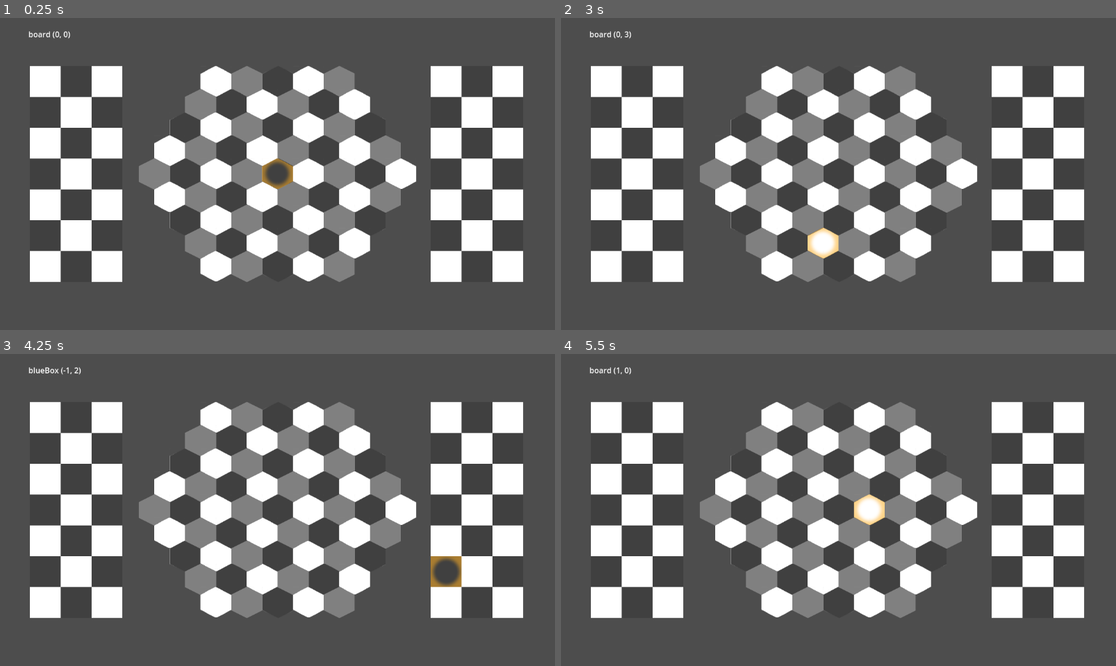
Above: before the commit, frames 1-4 (two rows, left to right).
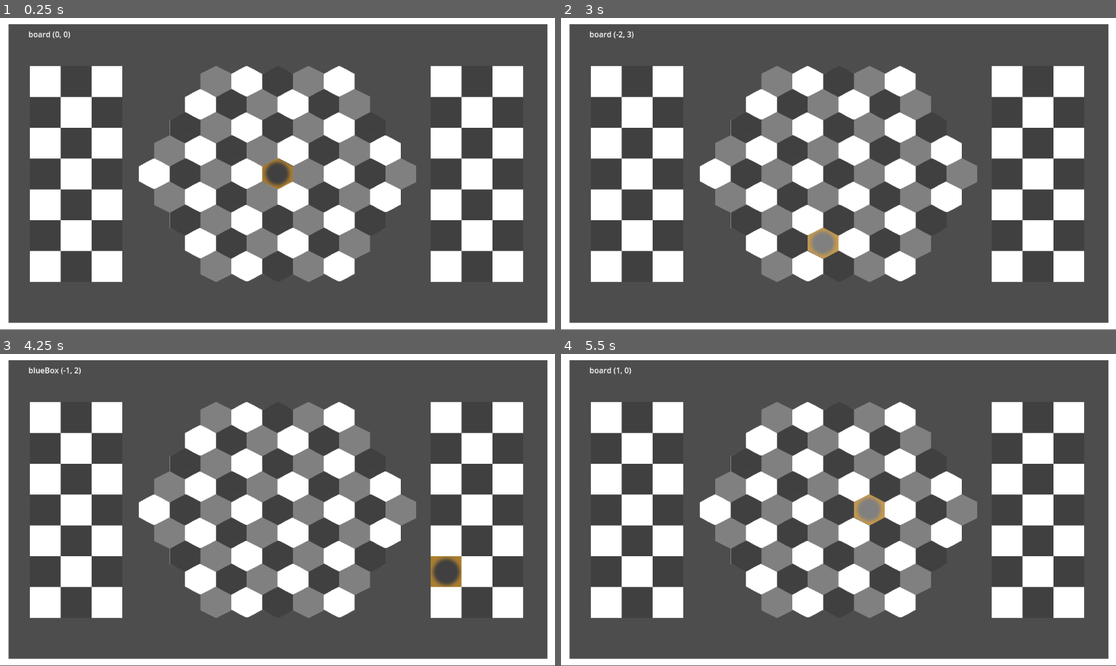
Above: after the commit, the same moments.

Repository: Bazsi1224/KesetClient
Game: Godot game, scene res://match.tscn
Same seed, same stepped clock (60 frames per second), same inputs: the game is played once before the commit and once after it.
Inputs (mouse positions are in pixels of both pictures, inside the frame that each line leads up to):
- Up to frame 1 (0.25 s): no input
- Up to frame 2 (3 s): tap Enter at 0.5, 2 s; move the mouse to (960, 158) at 0.52 s; click (960, 158) at 0.67 s; tap Space at 1.25, 2.75 s; move the mouse to (727, 189) at 1.27 s; click (727, 189) at 1.42 s; move the mouse to (894, 105) at 2.02 s; click (894, 105) at 2.17 s; move the mouse to (810, 236) at 2.77 s; click (810, 236) at 2.92 s
- Up to frame 3 (4.25 s): tap Enter at 3.5 s; move the mouse to (444, 556) at 3.52 s; click (444, 556) at 3.67 s
- Up to frame 4 (5.5 s): tap Space at 4.25 s; move the mouse to (672, 463) at 4.27 s; click (672, 463) at 4.42 s; move the mouse to (866, 510) at 5.02 s; click (866, 510) at 5.17 s

The runs differ from the first frame. In frame 1, 25% of the frame differs, in the area x 0-100%, y 0-100%; in frame 2, 25%; in frame 3, 25%; in frame 4, 25%.

Commit message:
Hex tile módosítva, játékos keret hozzáadva

Diff:
--- a/HexTiles.tres
+++ b/HexTiles.tres
@@ -20,7 +20,7 @@
 
 [resource]
 tile_shape = 3
-tile_layout = 1
+tile_layout = 2
 tile_size = Vector2i(64, 64)
 custom_data_layer_0/name = "Piece"
 custom_data_layer_0/type = 24
--- a/NetworkClient.gd
+++ b/NetworkClient.gd
@@ -73,6 +73,10 @@
 	%RedBox.refresh_content(state["redBox"])
 	%BlueBox.refresh_content(state["blueBox"])
 	%Board.refresh_content(state["board"])
+	if state["actualPlayer"] == "red":
+		%Frame.modulate = Color.RED
+	else:
+		%Frame.modulate = Color.BLUE
 
 
 func piece_selected( container, tile ):
--- a/Pieces/PieceBase.gd
+++ b/Pieces/PieceBase.gd
@@ -26,6 +26,7 @@
 	var piece = PIECE.instantiate()
 	piece.player_color = player_color
 	piece.find_child("Sprite").texture = PIECE_TEXTURES[ piece_type ]
+	piece.find_child("Sprite").material.set_shader_parameter( "PlayerColor", player_color )
 	return piece
 
 
--- a/match.gd
+++ b/match.gd
@@ -27,7 +27,6 @@
 			piece.tile      = tile
 			piece.container = "redBox"
 
-
 		used_tiles = %BlueBox.get_used_cells(0)
 		tile = %BlueBox.local_to_map( piece.global_position - %BlueBox.global_position )
 		if used_tiles.has( tile ):
--- a/match.tscn
+++ b/match.tscn
@@ -10,6 +10,7 @@
 [ext_resource type="Texture2D" uid="uid://dvn26vftoicxq" path="res://Textures/SquereMarker.png" id="8_h88w6"]
 [ext_resource type="PackedScene" uid="uid://byorf8jdlq0wv" path="res://Box.tscn" id="9_b3sc7"]
 [ext_resource type="Material" uid="uid://bypikhf5vqf0w" path="res://Pieces/PlayerColorMaterial.tres" id="10_xyeof"]
+[ext_resource type="Texture2D" uid="uid://1ky3sbpiw04" path="res://Textures/Frame.png" id="11_n7vg8"]
 
 [node name="Match" type="Node2D"]
 script = ExtResource("1_nejia")
@@ -33,8 +34,8 @@
 
 [node name="Board" parent="." instance=ExtResource("6_tyfun")]
 unique_name_in_owner = true
-position = Vector2(-64, -32)
-layer_0/tile_data = PackedInt32Array(-1, 65536, 0, 65535, 0, 0, -65536, 0, 1, 65534, 0, 1, 65536, 0, 1, 1, 0, 1, -131071, 0, 1, -196608, 0, 1, -65538, 0, 1, 196606, 0, 1, 131073, 0, 1, 196608, 0, 1, 65539, 0, 1, -65533, 0, 1, -196605, 0, 1, -262143, 0, 1, -196610, 0, 1, -3, 0, 1, 131069, 0, 1, -65537, 0, 0, -65535, 0, 0, -196607, 0, 0, -196609, 0, 0, -131074, 0, 0, -2, 0, 0, 131070, 0, 0, 196607, 0, 0, 65537, 0, 0, 196609, 0, 0, 262142, 0, 0, -262142, 0, 0, -131070, 0, 0, 2, 0, 0, 131074, 0, 0, -65532, 0, 0, 65532, 0, 0, 131071, 65536, 0, 0, 65536, 0, -131072, 65536, 0, -262144, 65536, 0, -131073, 65536, 0, -65539, 65536, 0, 65533, 65536, 0, 196605, 65536, 0, 262143, 65536, 0, 196610, 65536, 0, 3, 65536, 0, -131069, 65536, 0, 131072, 65536, 0, 65538, 65536, 0, -65534, 65536, 0, -196606, 65536, 0, 65540, 0, 0, 4, 0, 1, 131075, 65536, 0, 196611, 0, 1, 262145, 0, 1, 262144, 65536, 0, 327678, 0, 1, 327679, 0, 0, 262146, 0, 0)
+position = Vector2(-32, -32)
+layer_0/tile_data = PackedInt32Array(0, 65536, 0, 65537, 65536, 0, -65534, 65536, 0, -131071, 65536, 0, -1, 65536, 0, 131070, 65536, 0, 196604, 65536, 0, 65533, 65536, 0, -65538, 65536, 0, -196608, 65536, 0, -262142, 65536, 0, -196605, 65536, 0, -131068, 65536, 0, 3, 65536, 0, 131074, 65536, 0, 196608, 65536, 0, 262141, 65536, 0, -65535, 0, 1, -131069, 0, 1, 2, 0, 1, 131073, 0, 1, 65536, 0, 1, -196606, 0, 1, -131072, 0, 1, 65535, 0, 1, 196606, 0, 1, 262140, 0, 1, 131069, 0, 1, -2, 0, 1, 327677, 0, 1, 262143, 0, 1, 262144, 0, 1, 65532, 0, 1, 65539, 0, 1, -65532, 0, 1, -196607, 0, 0, -131070, 0, 0, -65536, 0, 0, 1, 0, 0, -65533, 0, 0, 65538, 0, 0, 4, 0, 0, 196609, 0, 0, 327679, 0, 0, 131072, 0, 0, 196607, 65536, 0, 327678, 65536, 0, 262142, 0, 0, 131071, 0, 0, 196605, 0, 0, 65534, 0, 0, -65537, 0, 0, -3, 0, 0, 131068, 0, 0, 327676, 0, 0, -196604, 0, 0, -262140, 0, 1, -262141, 0, 0, -262143, 0, 1, -262144, 0, 0, -131073, 0, 1)
 script = ExtResource("5_vvh0j")
 container_name = "board"
 
@@ -80,5 +81,11 @@
 modulate = Color(1, 1, 1, 0.545098)
 material = ExtResource("10_xyeof")
 
+[node name="Frame" type="Sprite2D" parent="."]
+unique_name_in_owner = true
+position = Vector2(-0.500007, -0.500004)
+scale = Vector2(1.44125, 1.07833)
+texture = ExtResource("11_n7vg8")
+
 [connection signal="timeout" from="NetworkClient/AliveTimer" to="NetworkClient" method="_on_alive_timer_timeout"]
 [connection signal="timeout" from="NetworkClient/Timeout" to="NetworkClient" method="_on_timeout_timeout"]
Binary file added: Textures/Frame.png
Not shown, added: Textures/Frame.png.import
Not shown: 1 places in match.tscn that only renumber resources
